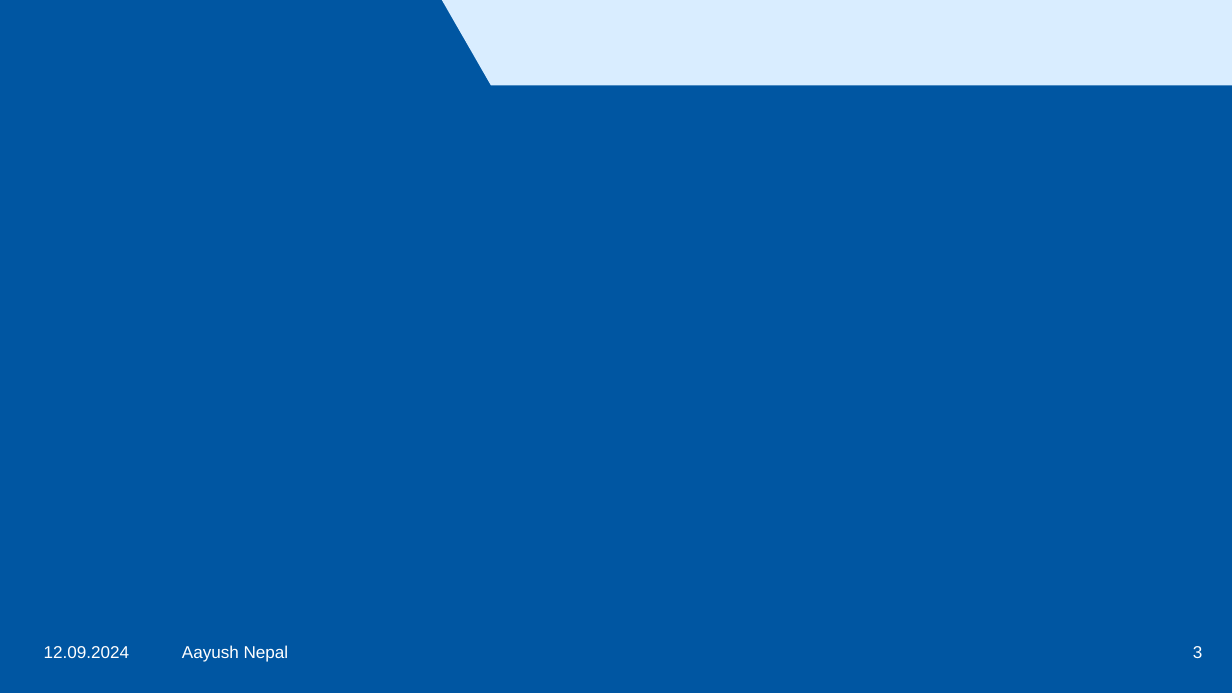
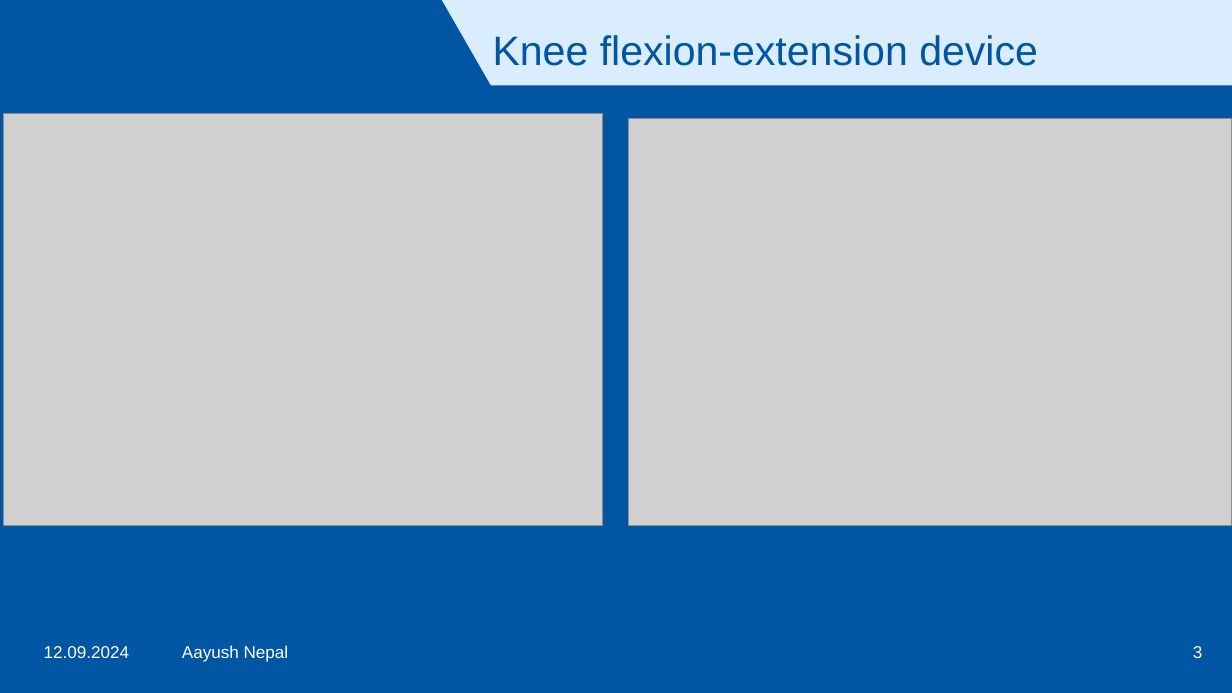
Before and after one commit to nepalaayush/thesis_new, a slide deck: slide 3 of symposium+defense/idir_symposium_nepal.pptx. Drawn at 1232x693 pixels with LibreOffice and Linux fonts; fonts in the diff are those of the drawing; grey boxes stand for pictures; background and template pictures are left out. Boxes give left, top, right and bottom in pixels: in the first picture for what was removed or moved away, otherwise in the second. Text is boxed around its words. In the diff, an @@ line names an element or a change of style, - is before the commit and + after.

Commit message:
adding device figures and also mp4

```diff
--- a/symposium+defense/idir_symposium_nepal.pptx
+++ b/symposium+defense/idir_symposium_nepal.pptx
@@ title added at (493, 35, 1038, 66), 24 pt, text #0056A2 @@
+Knee flexion-extension device
@@ picture added at (4, 113, 604, 525) @@
@@ picture added at (628, 118, 1232, 525) @@
```
Also in this commit, not shown: 1 other slide changed, 6 other files.
